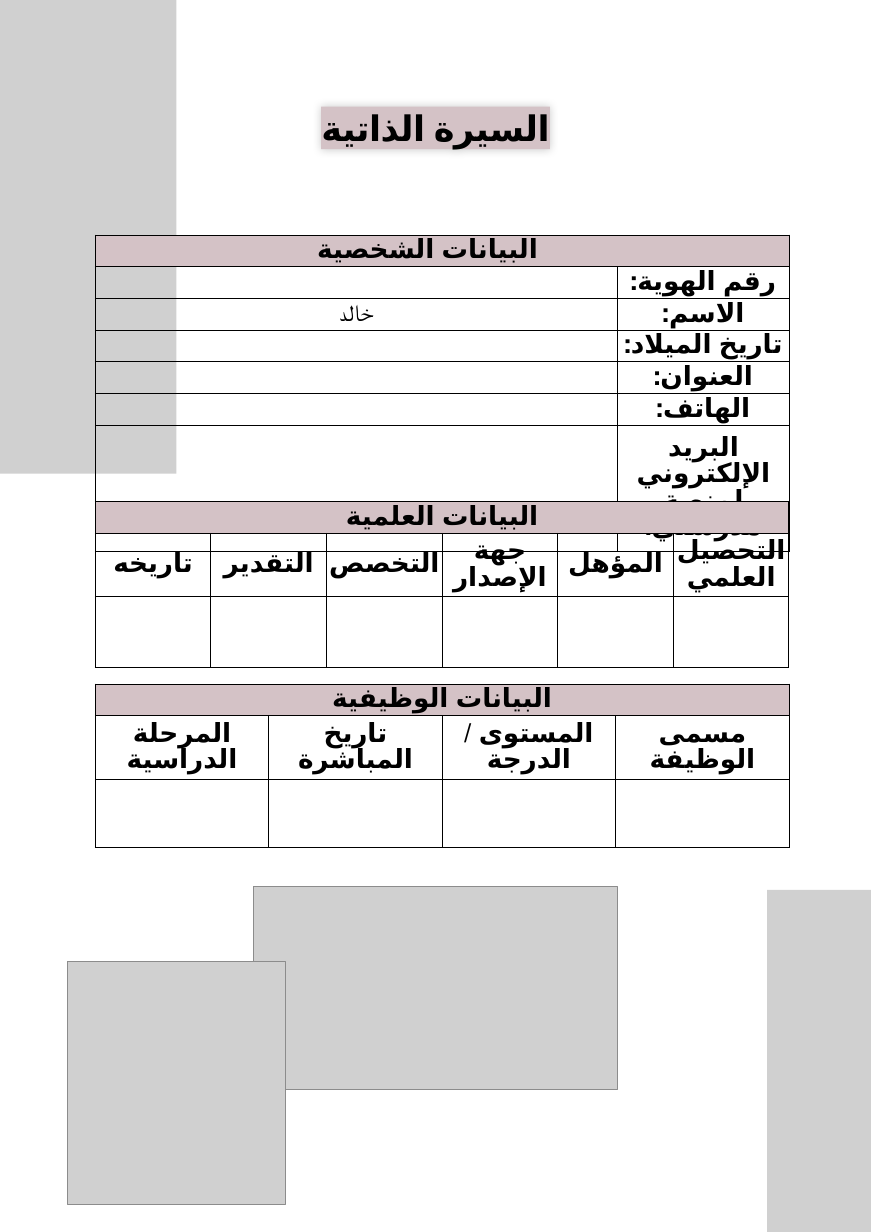
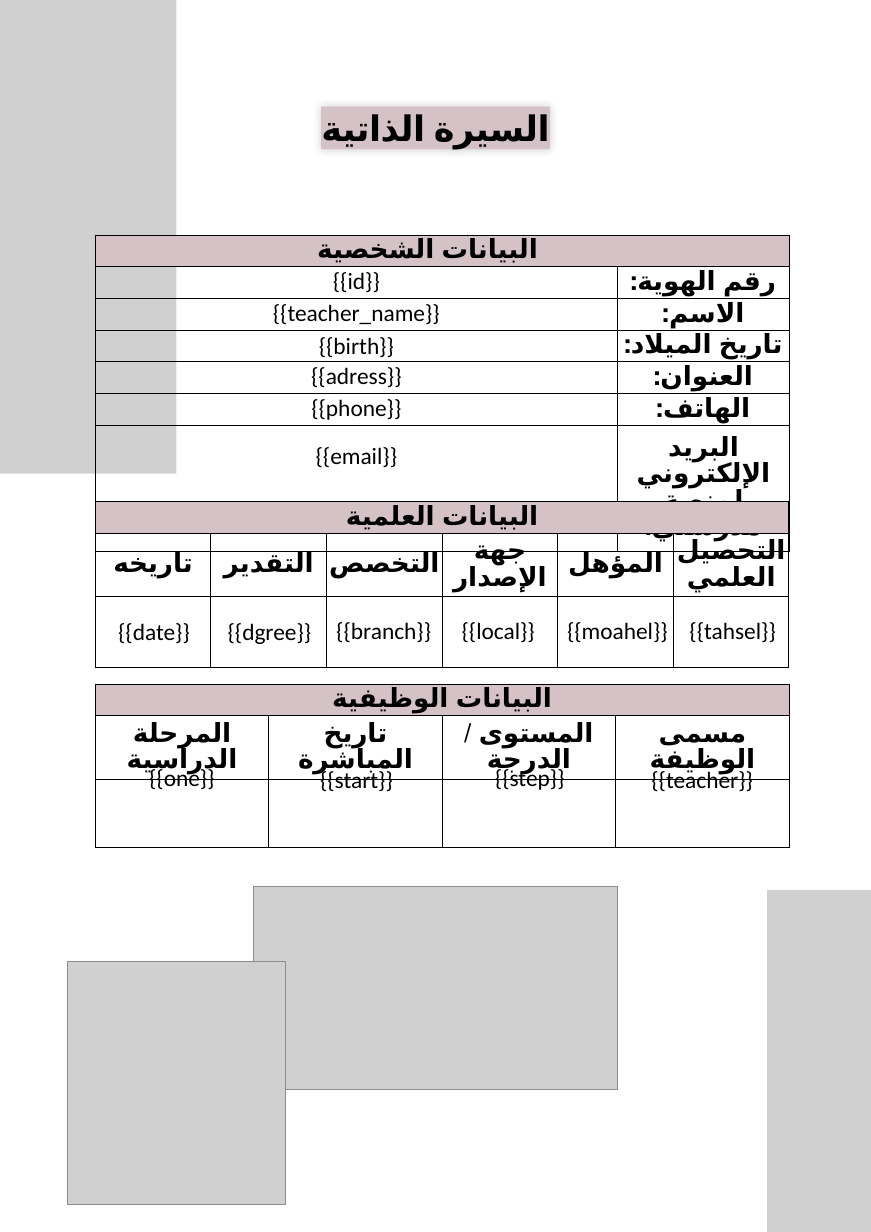
Before and after one commit to mknzh9795-netizen/shawahid-backend, a slide deck: slide 13 of templates/template.pptx. Drawn at 871x1232 pixels with LibreOffice and Linux fonts; fonts in the diff are those of the drawing; grey boxes stand for pictures; background and template pictures are left out. Boxes give left, top, right and bottom in pixels: in the first picture for what was removed or moved away, otherwise in the second. Text is boxed around its words. In the diff, an @@ line names an element or a change of style, - is before the commit and + after.

```diff
--- a/templates/template.pptx
+++ b/templates/template.pptx
@@ text added at (x1=333, y1=272, x2=380, y2=293), 16 pt, text #000000 @@
+{{id}}
@@ text at (x1=273, y1=304, x2=440, y2=325): text changed @@
-خالد
+{{teacher_name}}
@@ text added at (x1=319, y1=337, x2=394, y2=358), 16 pt, text #000000 @@
+{{birth}}
@@ text added at (x1=311, y1=367, x2=402, y2=388), 16 pt, text #000000 @@
+{{adress}}
@@ text added at (x1=311, y1=399, x2=401, y2=420), 16 pt, text #000000 @@
+{{phone}}
@@ text added at (x1=316, y1=447, x2=398, y2=468), 16 pt, text #000000 @@
+{{email}}
@@ text added at (x1=118, y1=623, x2=190, y2=644), 16 pt, text #000000 @@
+{{date}}
@@ text added at (x1=228, y1=623, x2=312, y2=644), 16 pt, text #000000 @@
+{{dgree}}
@@ text added at (x1=336, y1=622, x2=431, y2=643), 16 pt, text #000000 @@
+{{branch}}
@@ text added at (x1=462, y1=622, x2=535, y2=642), 16 pt, text #000000 @@
+{{local}}
@@ text added at (x1=567, y1=622, x2=668, y2=643), 16 pt, text #000000 @@
+{{moahel}}
@@ text added at (x1=689, y1=622, x2=775, y2=643), 16 pt, text #000000 @@
+{{tahsel}}
@@ text added at (x1=149, y1=766, x2=215, y2=790), 16 pt, text #000000 @@
+{{one}}
@@ text added at (x1=320, y1=768, x2=393, y2=792), 16 pt, text #000000 @@
+{{start}}
@@ text added at (x1=495, y1=766, x2=565, y2=790), 16 pt, text #000000 @@
+{{step}}
@@ text added at (x1=651, y1=768, x2=753, y2=792), 16 pt, text #000000 @@
+{{teacher}}
```
Also in this commit, not shown: 4 other slides changed.
